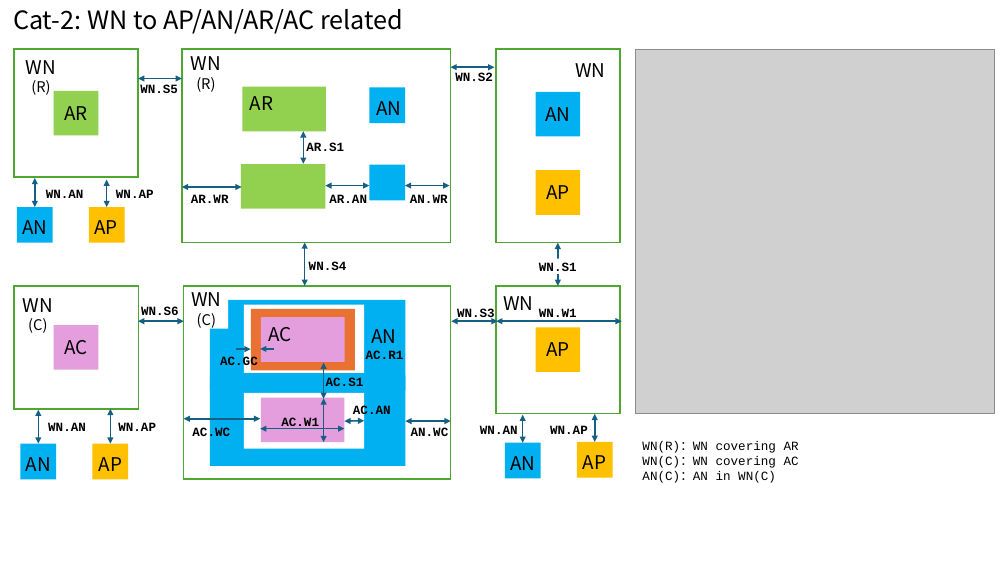
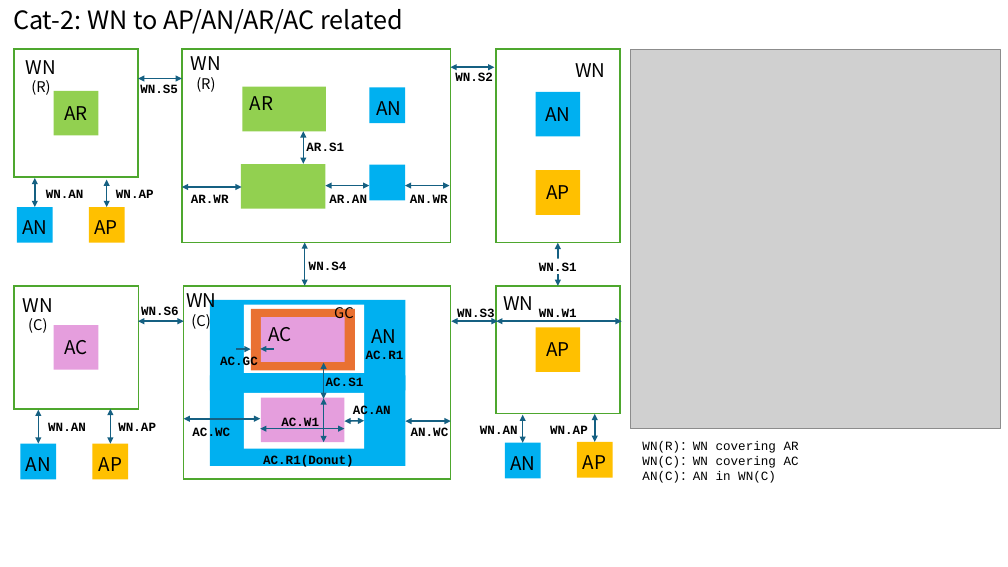
Before and after one commit to OpenSUSI/TR-1um, a slide deck: slide 4 of Document/TR-1um_DRC_summary.pptx. Drawn at 1008x567 pixels with LibreOffice and Linux fonts; fonts in the diff are those of the drawing; grey boxes stand for pictures. Boxes give left, top, right and bottom in pixels: in the first picture for what was removed or moved away, otherwise in the second. Text is boxed around its words. In the diff, an @@ line names an element or a change of style, - is before the commit and + after.

```diff
--- a/Document/TR-1um_DRC_summary.pptx
+++ b/Document/TR-1um_DRC_summary.pptx
@@ picture: place and size @@
-picture at bbox=[635, 49, 994, 414]
+picture at bbox=[631, 49, 1001, 429]
@@ text "WN": place and size @@
-text "WN" at bbox=[185, 288, 228, 329]
+text "WN" at bbox=[186, 293, 216, 329]
@@ text "WN" at bbox=[186, 293, 216, 329]: fill #FFFFFF to none @@
@@ text added at bbox=[334, 304, 354, 323], 14 pt, text #000000 @@
+GC
@@ text added at bbox=[263, 455, 354, 468], 12 pt, text #000000, bold @@
+AC.R1(Donut)
```
Also in this commit, not shown: 8 other slides changed, 9 slides added, 1 other file.
